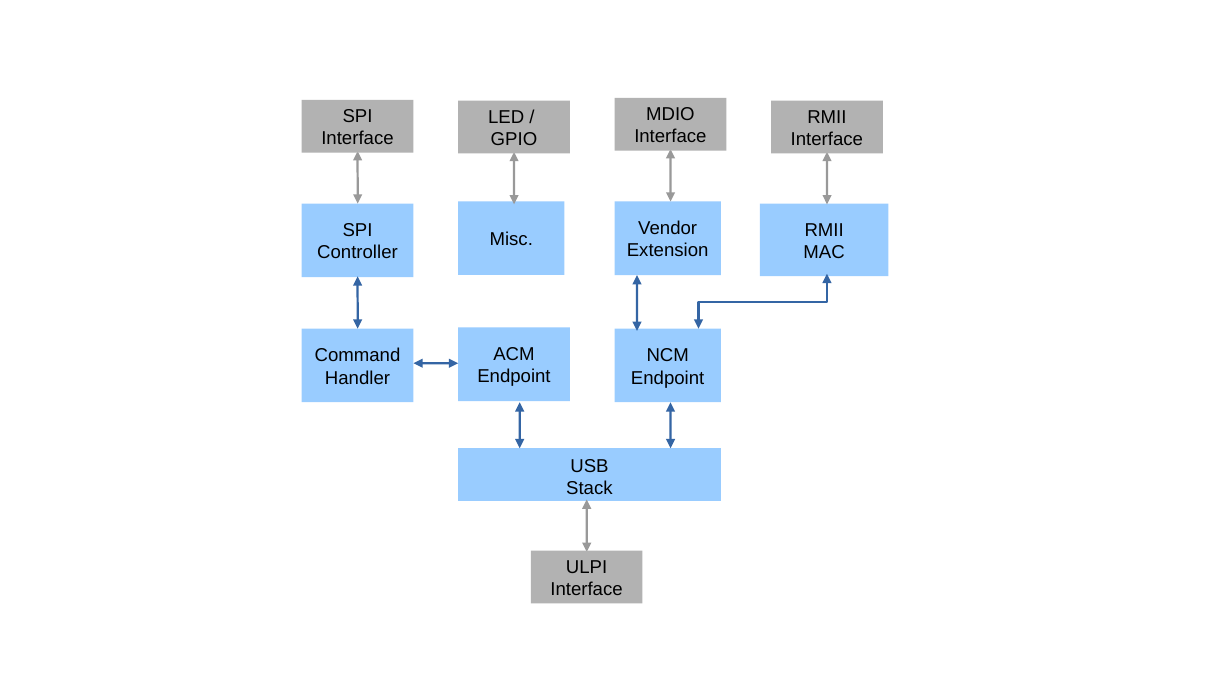
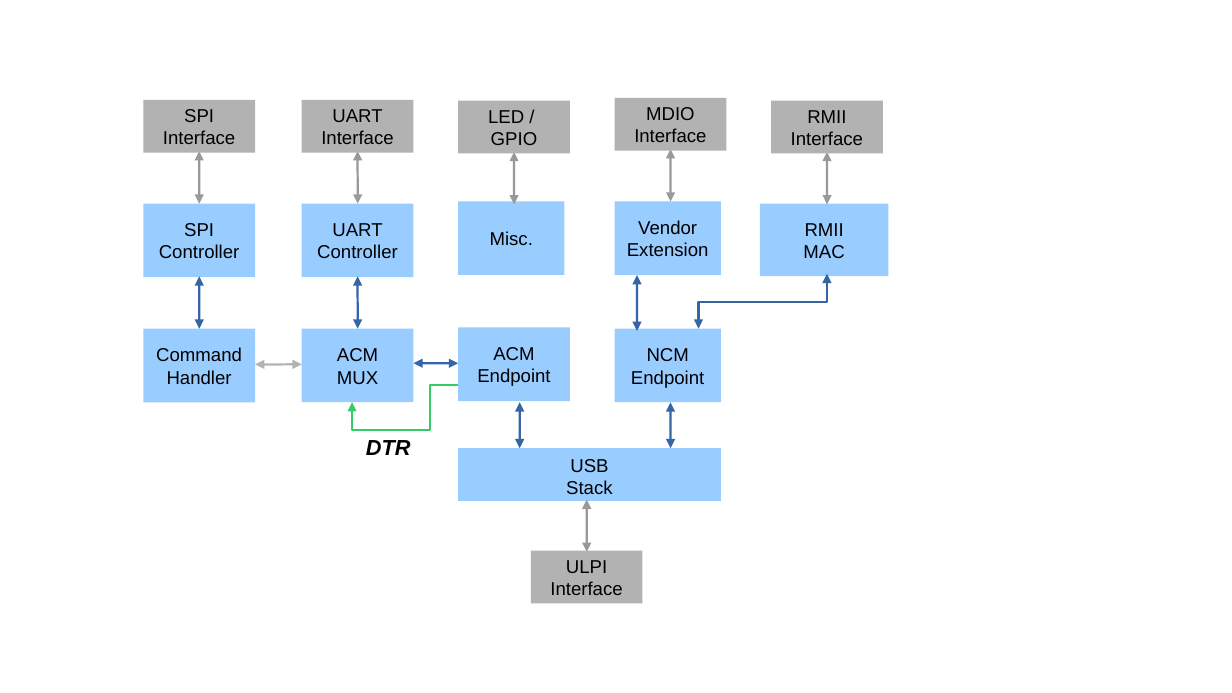
Before and after one commit to till-s/tic-nic, a slide deck: slide 1 of fw_block_diag.odp. Drawn at 1232x693 pixels with LibreOffice and Linux fonts; fonts in the diff are those of the drawing. Boxes give left, top, right and bottom in pixels: in the first picture for what was removed or moved away, otherwise in the second. Text is boxed around its words. In the diff, an @@ line names an element or a change of style, - is before the commit and + after.

```diff
--- a/fw_block_diag.odp
+++ b/fw_block_diag.odp
@@ rectangle added at [143,99,255,152], fill #B2B2B2, 12 pt, text #000000 @@
+SPI
+Interface
@@ text in rectangle at [321,109,393,144]: text changed @@
-SPI
-Interface
+UART
+Interface
@@ double arrow added from (199, 151) to (199, 203), #999999 1.45 pt @@
@@ rectangle added at [143,203,255,277], fill #99CCFF, 12 pt, text #000000 @@
+SPI
+Controller
@@ text in rectangle at [317,223,398,259]: text changed @@
-SPI
-Controller
+UART
+Controller
@@ double arrow added from (199, 276) to (199, 329), #3465A4 1.45 pt @@
@@ rectangle "Command Handler": place and size @@
-rectangle "Command Handler" at [302,329,414,402]
+rectangle "Command Handler" at [143,329,255,402]
@@ rectangle added at [302,329,414,402], fill #99CCFF, 12 pt, text #000000 @@
+ACM
+MUX
@@ double arrow added from (302, 364) to (255, 364), #B3B3B3 1.45 pt @@
@@ freeform shape added at [352,386,458,430], outline #33CC66 1.45 pt @@
@@ text added at [366,440,411,455], 14 pt, text #000000, bold, italic @@
+DTR
```
Also in this commit, not shown: 1 other file.
